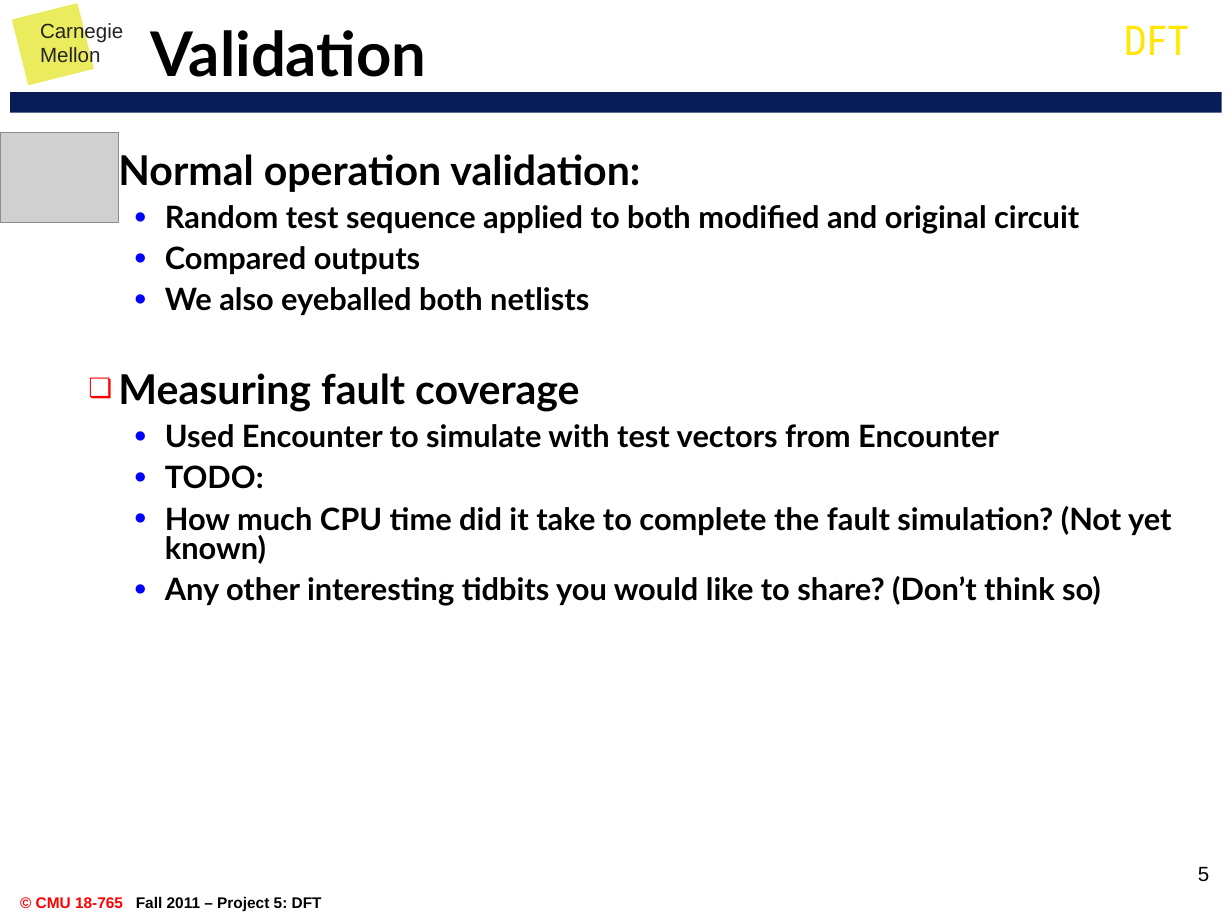
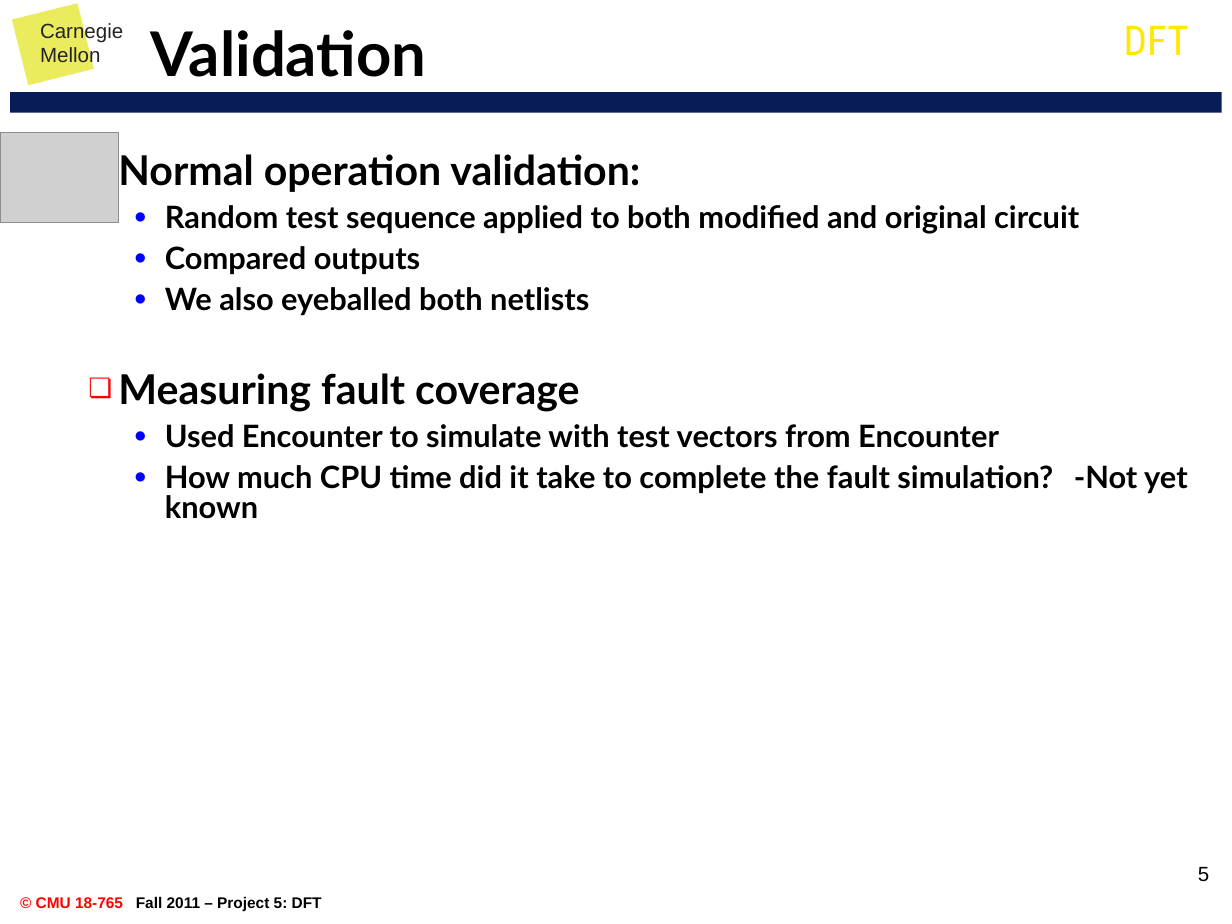
Before and after one commit to njansen28/765p5, a slide deck: slide 5 of 765_presentation_njansen_elliotr.ppt. Drawn at 1232x924 pixels with LibreOffice and Linux fonts; fonts in the diff are those of the drawing; grey boxes stand for pictures. Boxes give left, top, right and bottom in pixels: in the first picture for what was removed or moved away, otherwise in the second. Text is boxed around its words. In the diff, an @@ line names an element or a change of style, - is before the commit and + after.

```diff
--- a/765_presentation_njansen_elliotr.ppt
+++ b/765_presentation_njansen_elliotr.ppt
@@ text at [165,465,1188,519]: text changed @@
-  ● TODO:
-  ● How much CPU time did it take to complete the fault simulation? (Not yet known)
-  ● Any other interesting tidbits you would like to share? (Don’t think so)
+  ● How much CPU time did it take to complete the fault simulation? -Not yet known
```
Also in this commit, not shown: 2 other slides changed.
